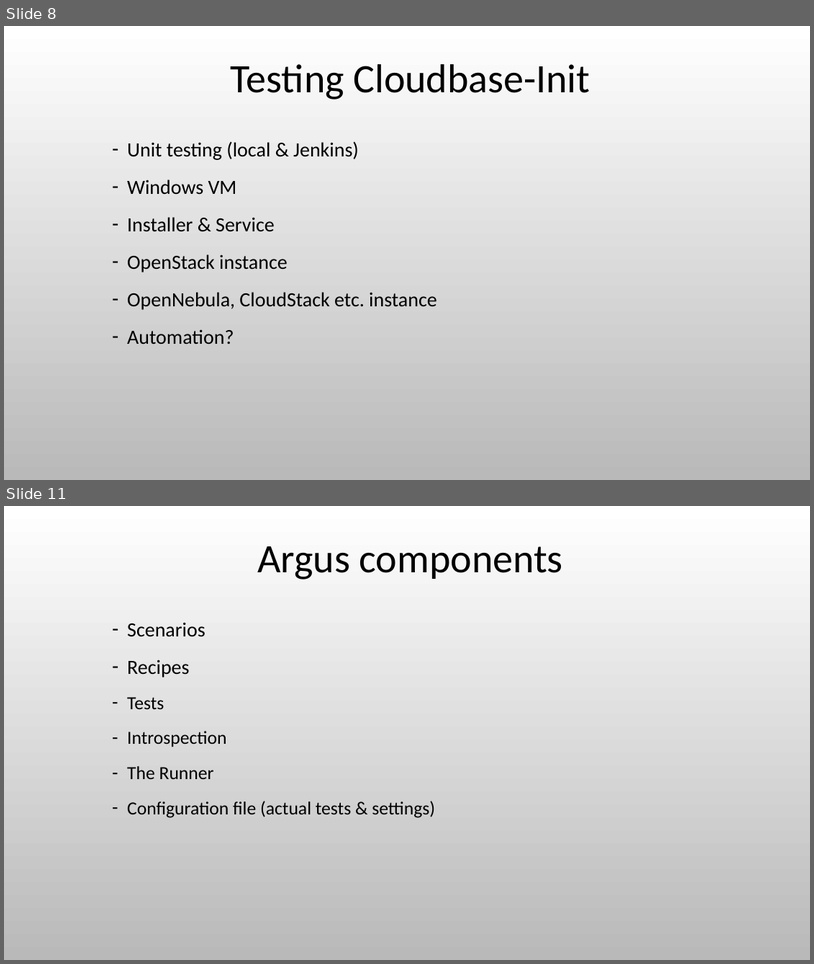
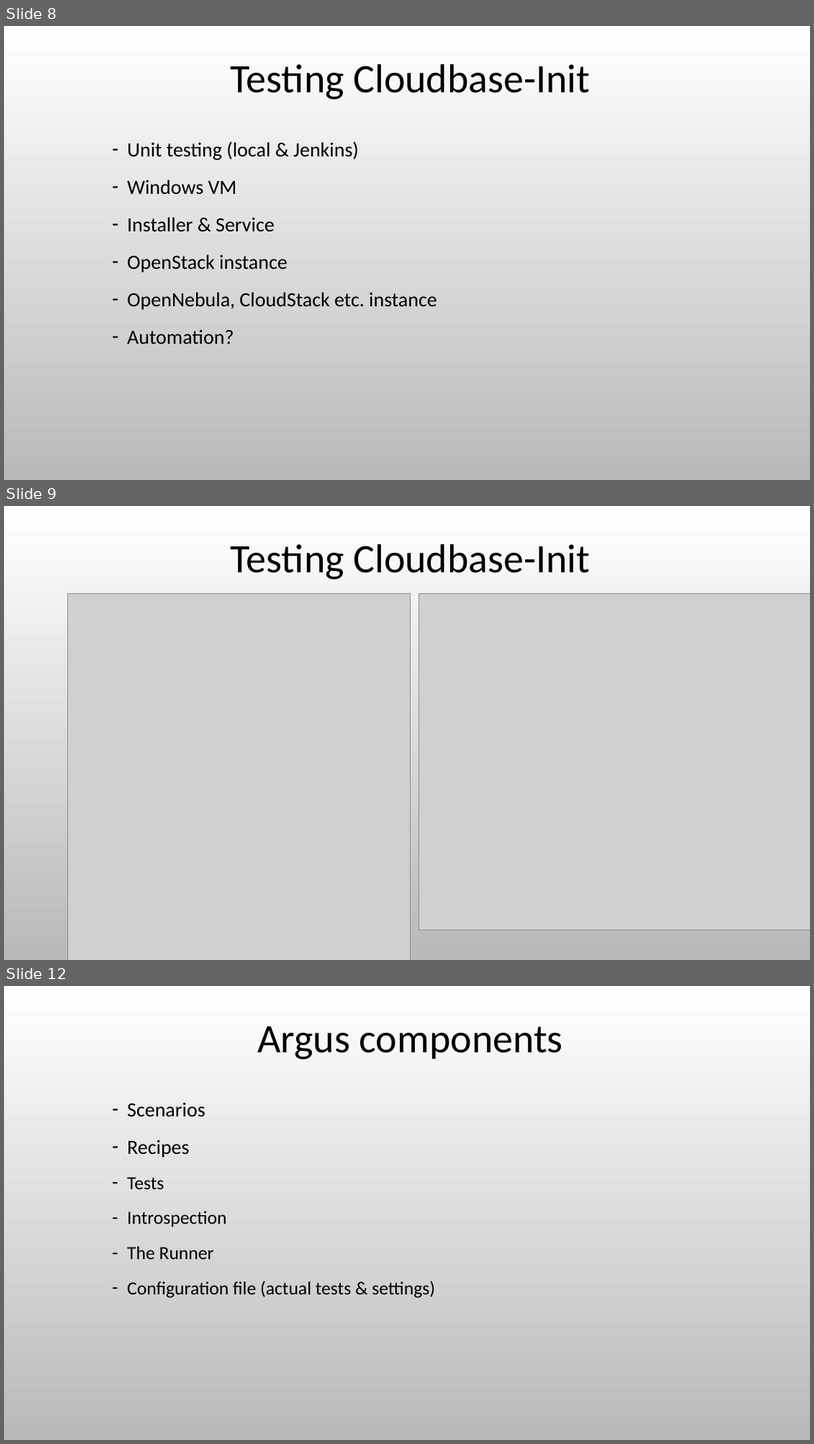
Before and after one commit to cmin764/cmiN, a slide deck: ropython/ep15/argus.pptx. Shown one above the other, each under a label of ours: slides 8 and 11 before the commit, slides 8, 9 and 12 after it; the slides between them are not shown. The pictures are 814x964 and 814x1444 pixels, drawn with LibreOffice and Linux fonts; fonts in the diff are those of the drawing; grey boxes stand for pictures; background and template pictures are left out. Boxes give left, top, right and bottom in pixels: in the first picture for what was removed or moved away, otherwise in the second. Text is boxed around its words. In the diff, an @@ line names an element or a change of style, - is before the commit and + after.

```diff
--- a/ropython/ep15/argus.pptx
+++ b/ropython/ep15/argus.pptx
@@ slide 9 added at box(4, 506, 810, 960), background picture (left out) @@
@@ title added at box(231, 544, 590, 579), 48 pt, text #000000 @@
+Testing Cloudbase-Init
@@ picture added at box(68, 593, 411, 960) @@
@@ picture added at box(419, 593, 810, 930) @@
@@ what was slide 11 is now slide 12 @@
```
Also in this commit, not shown: 6 slides changed, 6 other slides added.
